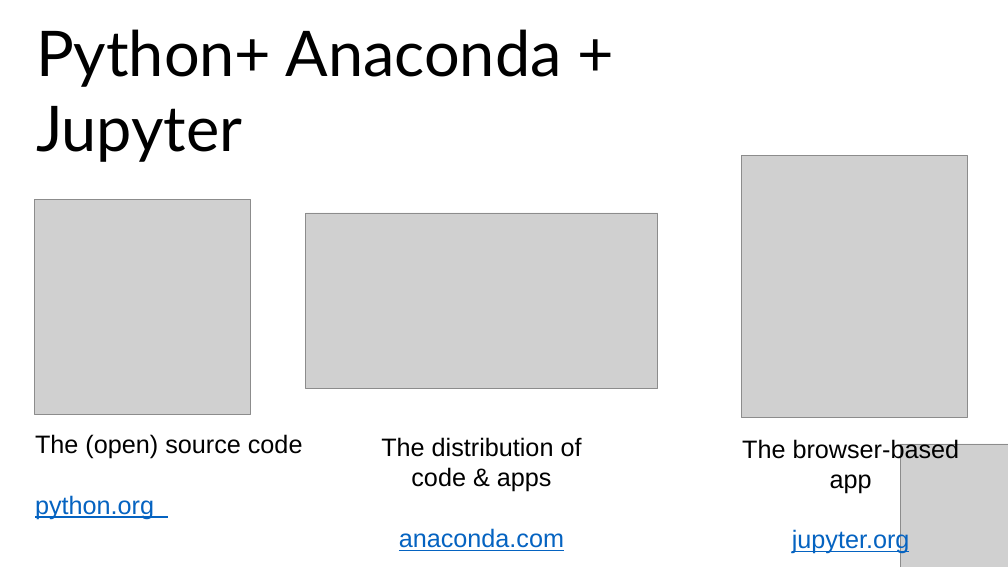
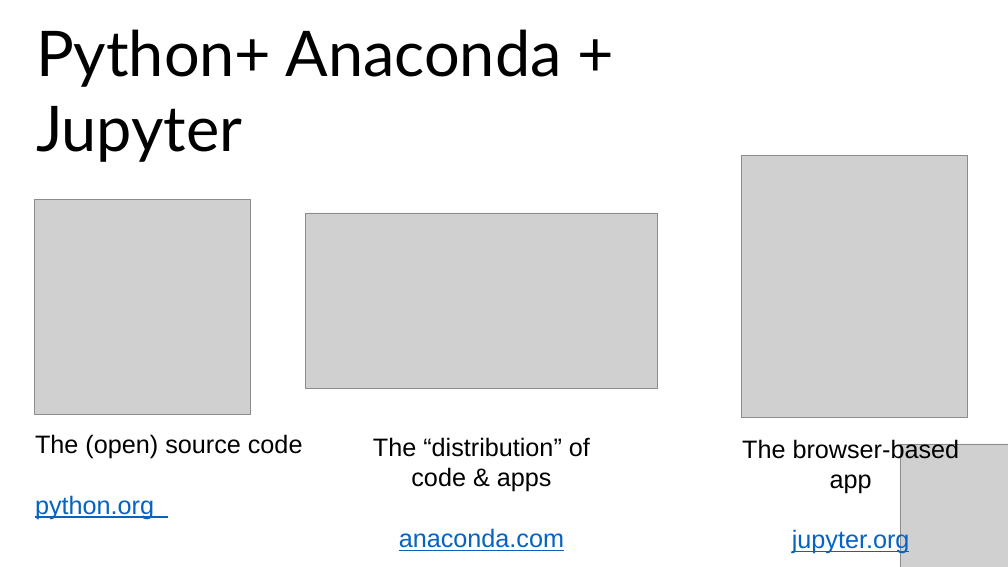
Before and after one commit to stringfestdata/aina-getting-started-python, a slide deck: slide 6 of five-things-excel-python.pptx (slide 5 before the commit). Drawn at 1008x567 pixels with LibreOffice and Linux fonts; fonts in the diff are those of the drawing; grey boxes stand for pictures. Boxes give left, top, right and bottom in pixels: in the first picture for what was removed or moved away, otherwise in the second. Text is boxed around its words. In the diff, an @@ line names an element or a change of style, - is before the commit and + after.

```diff
--- a/five-things-excel-python.pptx
+++ b/five-things-excel-python.pptx
@@ text at [373,437,590,492]: text changed @@
-The distribution of code & apps
+The “distribution” of code & apps
```
Also in this commit, not shown: 8 other slides changed, 1 slide added, 7 other files.
